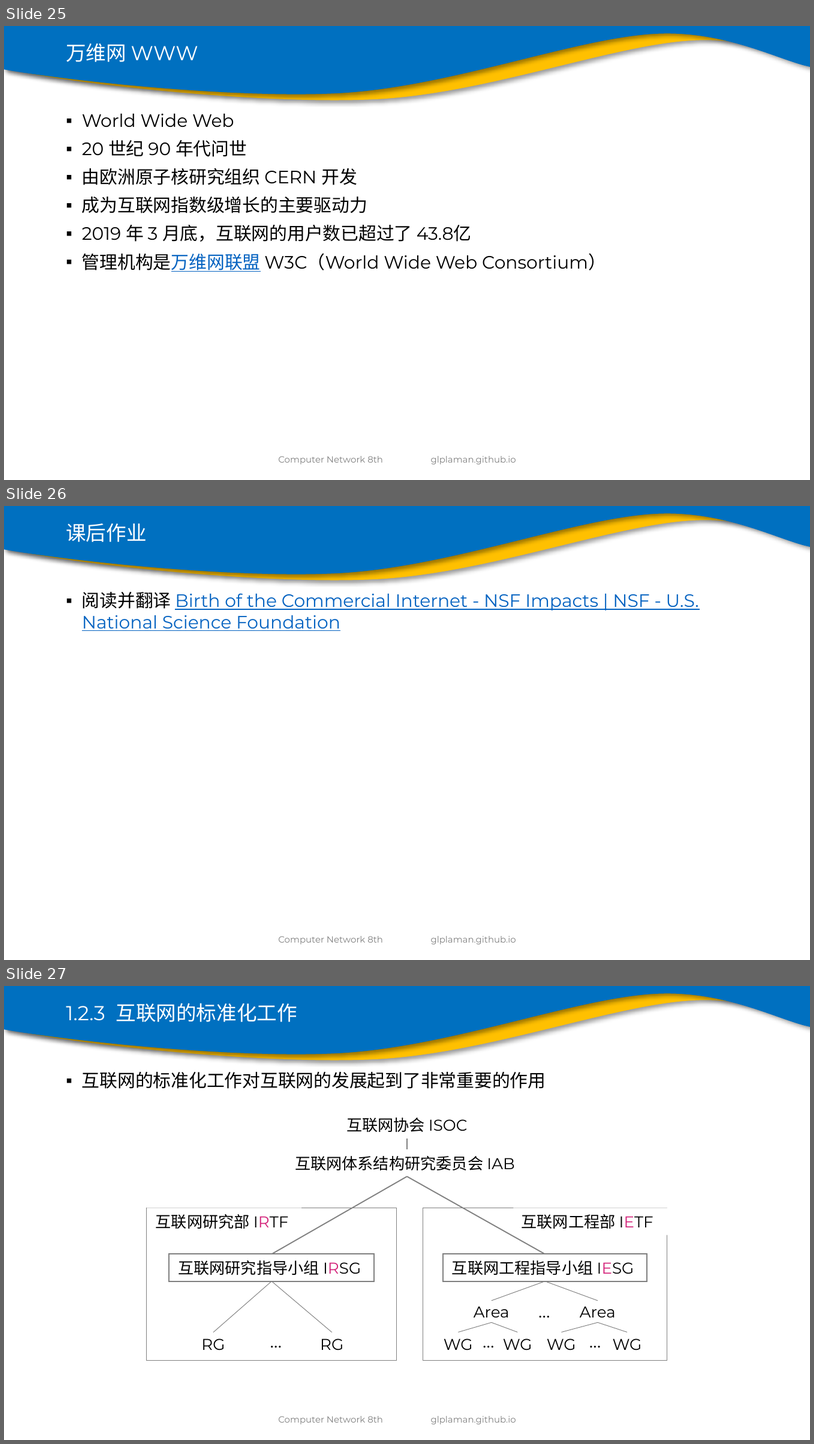
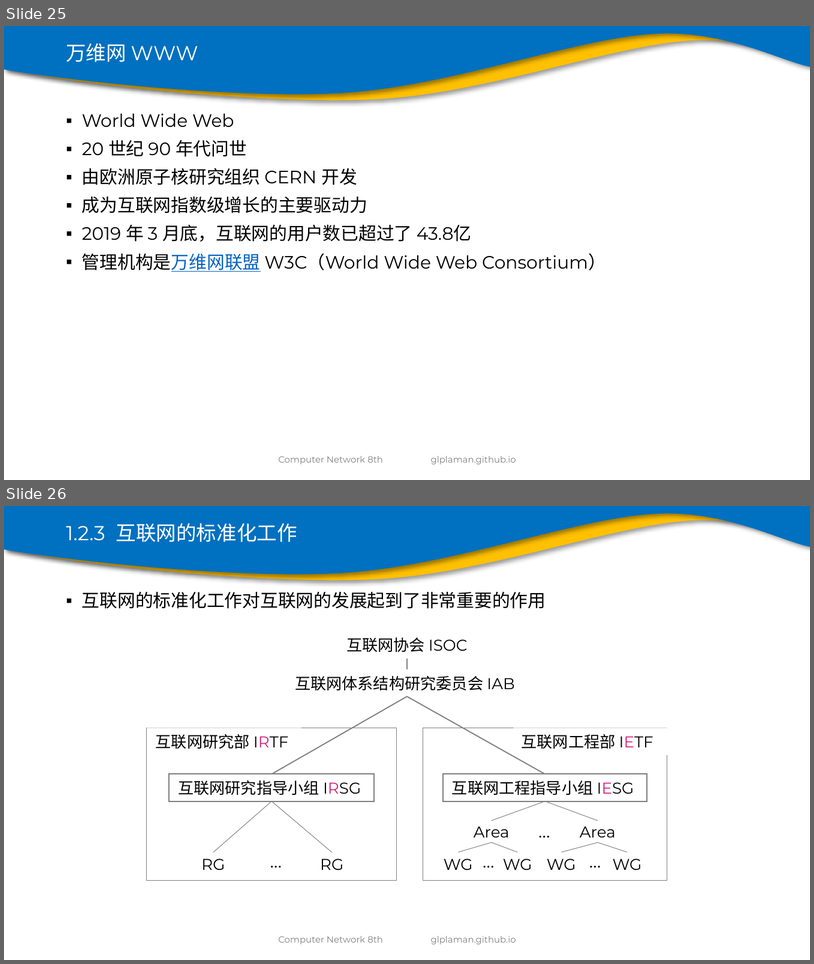
Before and after one commit to glplaman/glplaman.github.io, a slide deck: network/ppt/chap1.pptx. Shown one above the other, each under a label of ours: slides 25, 26 and 27 before the commit, slides 25 and 26 after it. The pictures are 814x1444 and 814x964 pixels, drawn with LibreOffice and Linux fonts; fonts in the diff are those of the drawing; background and template pictures are left out. Boxes give left, top, right and bottom in pixels: in the first picture for what was removed or moved away, otherwise in the second. Text is boxed around its words. In the diff, an @@ line names an element or a change of style, - is before the commit and + after.

```diff
--- a/network/ppt/chap1.pptx
+++ b/network/ppt/chap1.pptx
@@ slide 26 removed at bbox=[4, 506, 810, 960], background #FFFFFF; not listed: 4 template elements that a slide beside it also shows @@
@@ title removed at bbox=[66, 523, 146, 542] @@
-课后作业
@@ text removed at bbox=[82, 592, 699, 631] @@
-▪ 阅读并翻译 Birth of the Commercial Internet - NSF Impacts | NSF - U.S. National Science Foundation
@@ what was slide 27 is now slide 26 @@
```
Also in this commit, not shown: 11 slides changed, 1 other file.
